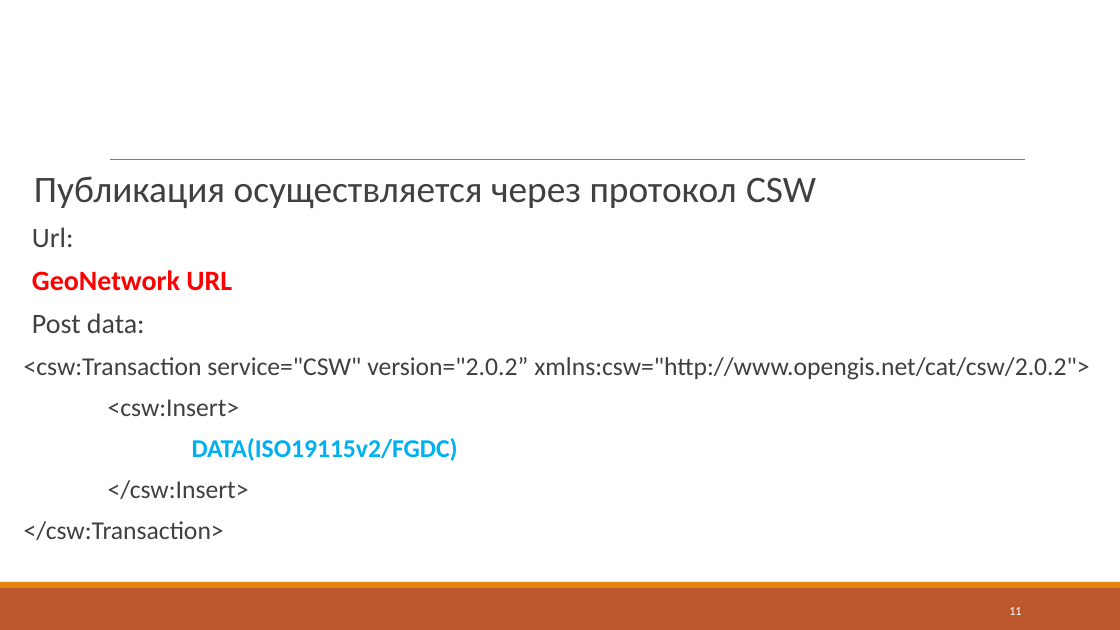
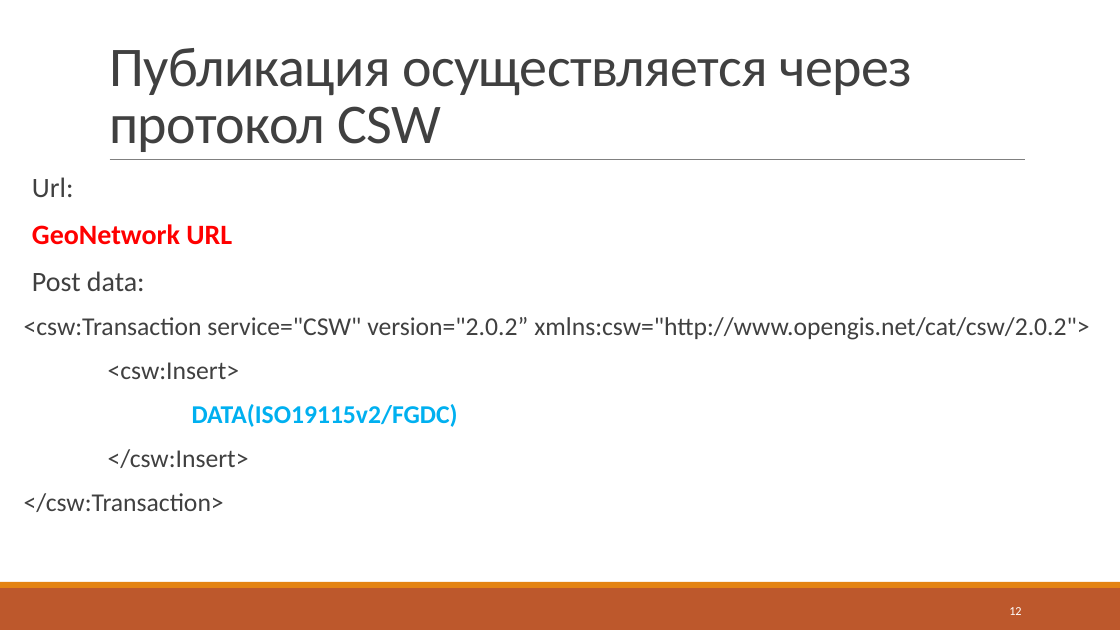
Before and after one commit to J-CITY/METADATA-EXTRACTOR, a slide deck: slide 12 of report.pptx (slide 11 before the commit). Drawn at 1120x630 pixels with LibreOffice and Linux fonts; fonts in the diff are those of the drawing. Boxes give left, top, right and bottom in pixels: in the first picture for what was removed or moved away, otherwise in the second. Text is boxed around its words. In the diff, an @@ line names an element or a change of style, - is before the commit and + after.

```diff
--- a/report.pptx
+++ b/report.pptx
@@ title added at (x1=109, y1=48, x2=913, y2=152), 48 pt, text #404040 @@
+Публикация осуществляется через протокол CSW
@@ text "Url:" at (x1=24, y1=177, x2=1089, y2=512): line spacing 0.8 to 0.9 @@
@@ text at (x1=34, y1=176, x2=816, y2=208): paragraph removed @@
-  Публикация осуществляется через протокол CSW
@@ page number at (x1=1009, y1=607, x2=1021, y2=615): text changed @@
-11
+12
```
Also in this commit, not shown: 6 other slides changed, 1 slide added, 2 other files.
